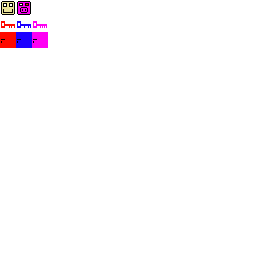
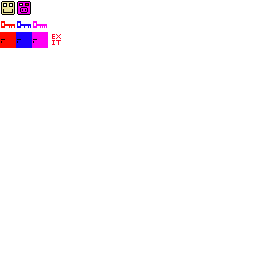
Layers edited between the first and the second w=256, h=256 image:
painted on "Paint Layer 2 (pasted)" (1st of 4) over [52, 34, 61, 45]
